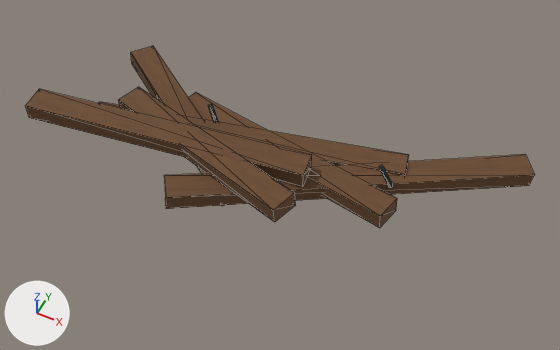
Two versions of the OBJ model Assets/ProjectOEN/ProductionArt/Meshes/environment_set_dressing/en-002_broken_plank_pile__small.obj, one commit apart.
Rendered twice from a 50 mm camera at (1.002, -1.718, 2.263) aimed at (0.09, 0.106, -0.017). The axes (+X, +Y, +Z) are drawn at lower left. The lights are the same throughout. The picture after the commit comes second. Mesh edges are drawn as thin lines. Where no turn or scale is listed for an object, it has been applied to the vertices. Vertices at exactly the same position are counted once.

Names of what the first picture shows: 'en-002_broken_plank_pile__small'.
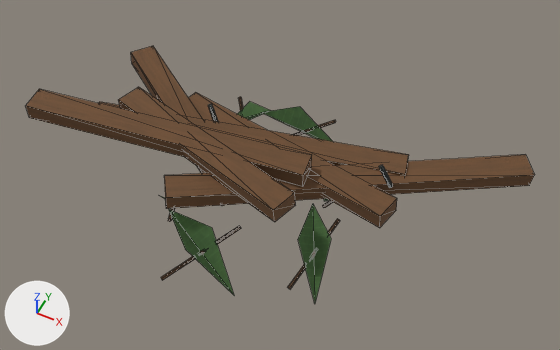
The change in detail:
Picture 'leaf_albedo.png' (img_leaf_albedo_png) is new.
Material 'Leaf' (mat_leaf) is new.
Its texture is img_leaf_albedo_png.
Its roughness is 0.89.
me_en_002_broken_plank_pile__small is used by ob_en_002_broken_plank_pile__small; location (0.0, 0.0, 0.0).
me_en_002_broken_plank_pile__small had 76 vertices, 120 faces and spanned x -0.9..0.99, y -0.29..0.58, z -0.02..0.2.
me_en_002_broken_plank_pile__small now has 172 vertices, 252 faces and spans x -0.9..0.99, y -0.47..0.62, z -0.25..0.2.
Part 1, on me_en_002_broken_plank_pile__small:
96 vertices are added at x -0.35..0.42, y -0.47..0.62, z -0.25..0.03.
12 new faces join them, mat_leaf (picture img_leaf_albedo_png).
120 new faces join them, mat_wood (picture img_wood_albedo_png).
me_en_002_broken_plank_pile__small gains material mat_leaf (picture img_leaf_albedo_png).

Location of each change, (x1, y1, x2, y2) in pixels of the pictures (560 x 350 px):
'en-002_broken_plank_pile__small', reshaped (41% taller)
    before: (26, 46, 534, 228)
    after: (26, 46, 534, 303)
part 1 of me_en_002_broken_plank_pile__small, added
    after: (160, 97, 340, 303)
